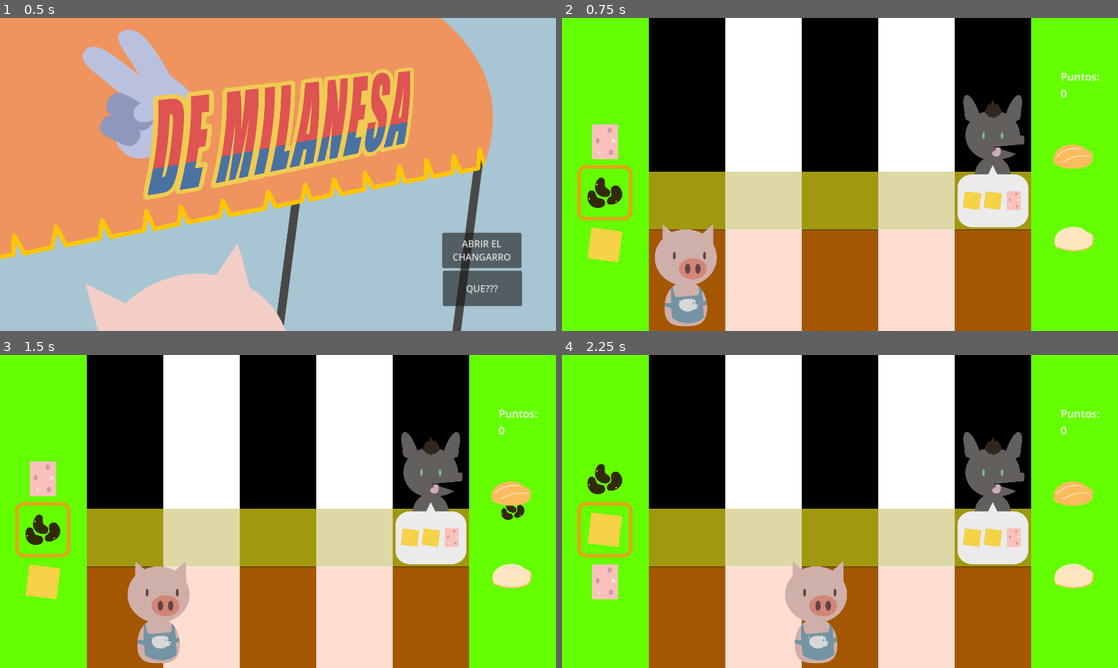
Above: before the commit, frames 1-4 (two rows, left to right).
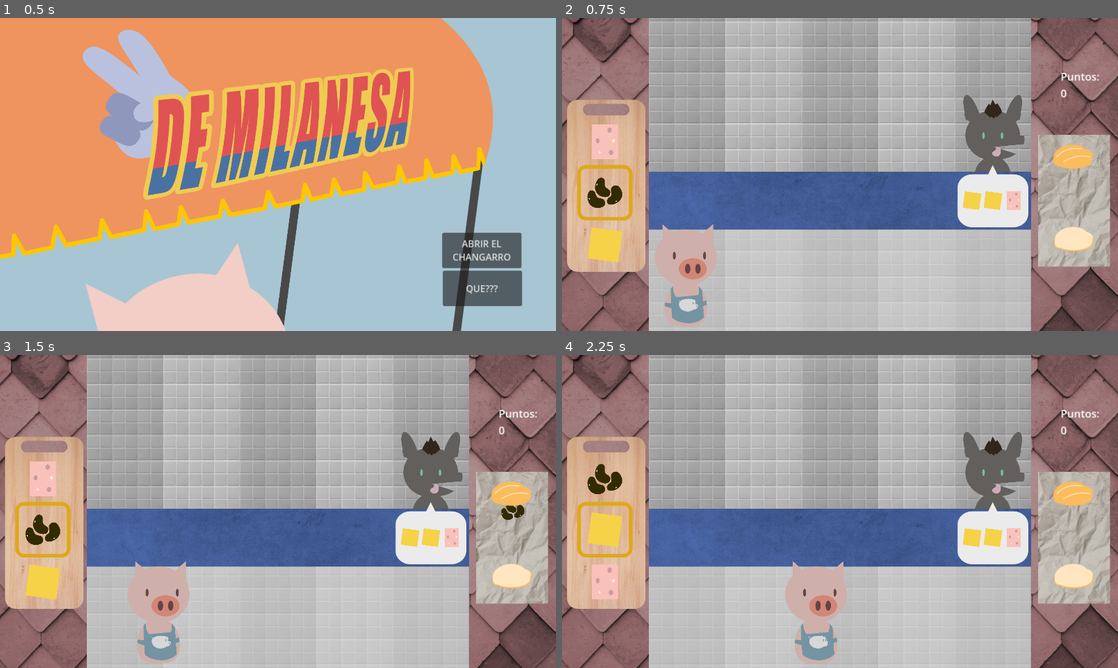
Above: after the commit, the same moments.

Repository: supersweet-dev/dos-de-milanesa
Game: Godot game, scene res://scenes/screens/main_menu.tscn
The game is run twice, just before and just after one commit, with the same random seed, the same clock (stepped at 60 frames per second) and the same inputs.
Inputs:
- Up to frame 1 (0.5 s): no input
- Up to frame 2 (0.75 s): click "ABRIR EL CHANGARRO" at 0.5 s
- Up to frame 3 (1.5 s): tap Enter at 1.25 s; hold Right (move_right) from 1.28 s (still down); tap Space (ingredients_add) at 1.35 s
- Up to frame 4 (2.25 s): release Right (move_right) at 2.03 s; hold S (ingredients_down) from 2.03 s (still down); tap Up (serve_order) at 2.1 s

Frame 1 is identical in both runs. In frame 2, 91% of the frame differs, in the area x 0-100%, y 0-100%; in frame 3, 91%; in frame 4, 91%.

Commit message:
applying new textures

Diff:
--- a/scenes/screens/game.tscn
+++ b/scenes/screens/game.tscn
@@ -1,7 +1,7 @@
-[gd_scene load_steps=11 format=3 uid="uid://deytbm3kyu5oo"]
+[gd_scene load_steps=14 format=3 uid="uid://deytbm3kyu5oo"]
 
+[ext_resource type="Texture2D" uid="uid://bh65x0sqwcqj" path="res://assets/sets/floor.png" id="1_e0wmo"]
 [ext_resource type="PackedScene" uid="uid://i51w8muep7jl" path="res://scenes/player.tscn" id="1_kauht"]
-[ext_resource type="Texture2D" uid="uid://de0ksvun5qil" path="res://assets/game-ui/test-bg.png" id="1_yruvw"]
 [ext_resource type="PackedScene" uid="uid://b3a21rr1hs8xn" path="res://scenes/queue.tscn" id="2_yruvw"]
 [ext_resource type="PackedScene" uid="uid://c7jmnjwyek2rk" path="res://scenes/ingredient_menu.tscn" id="3_vsgdc"]
 [ext_resource type="Texture2D" uid="uid://bdpt0g0s5nk46" path="res://assets/game-ui/torta-shell-bot.svg" id="4_ggwlb"]
@@ -9,18 +9,26 @@
 [ext_resource type="Texture2D" uid="uid://ckxfmkydoed6b" path="res://assets/game-ui/torta-shell-top.svg" id="6_xrk1x"]
 [ext_resource type="Script" uid="uid://cfm1k00kkoese" path="res://scripts/order_lanes.gd" id="7_oni8f"]
 [ext_resource type="AudioStream" uid="uid://c10kpnphnumkh" path="res://assets/sounds/music/main-theme.mp3" id="8_s3n12"]
+[ext_resource type="Texture2D" uid="uid://np5njfjmdrex" path="res://assets/sets/counter.png" id="9_yruvw"]
+[ext_resource type="Texture2D" uid="uid://cwamwhi66m7mi" path="res://assets/sets/walls.png" id="11_xrk1x"]
+[ext_resource type="Texture2D" uid="uid://b6033gv7xbphe" path="res://assets/sets/flare.png" id="12_oni8f"]
 
 [sub_resource type="RectangleShape2D" id="RectangleShape2D_80nbo"]
 size = Vector2(300, 1080)
 
 [node name="Game" type="Node2D"]
 
-[node name="Test-bg" type="Sprite2D" parent="."]
-texture = ExtResource("1_yruvw")
+[node name="Floor" type="Sprite2D" parent="."]
+texture = ExtResource("1_e0wmo")
 centered = false
 
-[node name="MiggyPiggy" parent="." instance=ExtResource("1_kauht")]
-position = Vector2(430, 1061)
+[node name="Walls" type="Sprite2D" parent="."]
+texture = ExtResource("11_xrk1x")
+centered = false
+
+[node name="Flare" type="Sprite2D" parent="Walls"]
+texture = ExtResource("12_oni8f")
+centered = false
 
 [node name="StaticBody2D" type="StaticBody2D" parent="."]
 
@@ -34,6 +42,11 @@
 
 [node name="Queue" parent="." instance=ExtResource("2_yruvw")]
 position = Vector2(7.44487, -28.0653)
+
+[node name="Counter" type="Sprite2D" parent="Queue"]
+position = Vector2(-7.44487, 28.0653)
+texture = ExtResource("9_yruvw")
+centered = false
 
 [node name="IngredientsMenu" parent="." instance=ExtResource("3_vsgdc")]
 position = Vector2(148.2, 603)
@@ -75,6 +88,9 @@
 [node name="Lane5" type="Node2D" parent="OrderLanes"]
 position = Vector2(528, 0)
 
+[node name="MiggyPiggy" parent="." instance=ExtResource("1_kauht")]
+position = Vector2(430, 1061)
+
 [node name="Score" type="Label" parent="."]
 offset_left = 1722.0
 offset_top = 176.0
Binary file added: assets/sets/counter.png
Not shown, added: assets/sets/counter.png.import
Binary file added: assets/sets/flare.png
Not shown, added: assets/sets/flare.png.import
Binary file added: assets/sets/floor.png
Not shown, added: assets/sets/floor.png.import
Binary file added: assets/sets/walls.png
Not shown, added: assets/sets/walls.png.import
